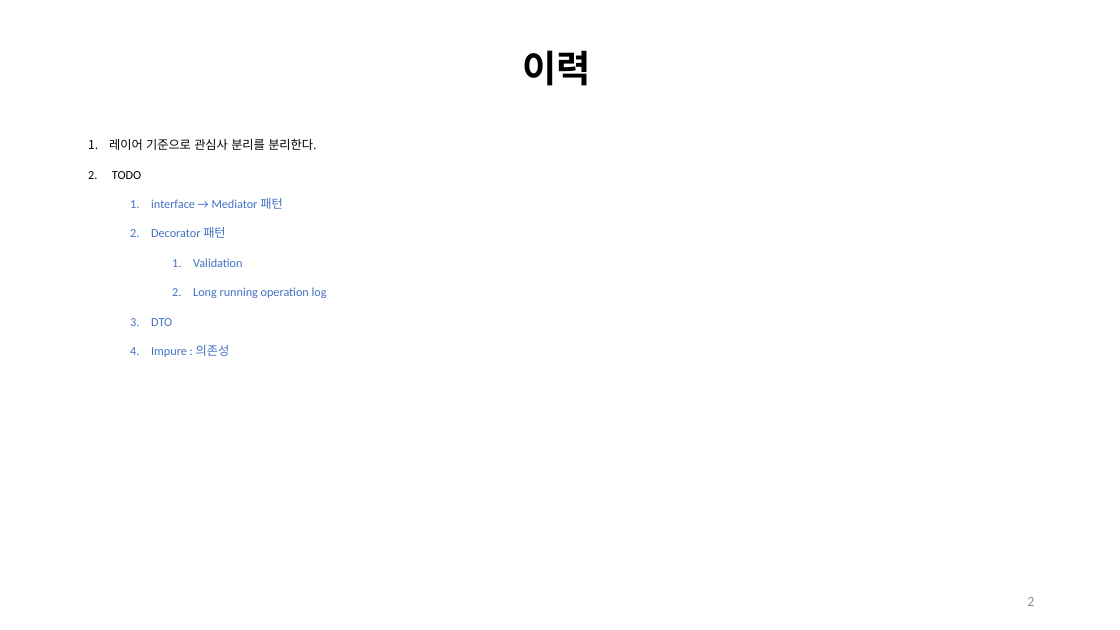
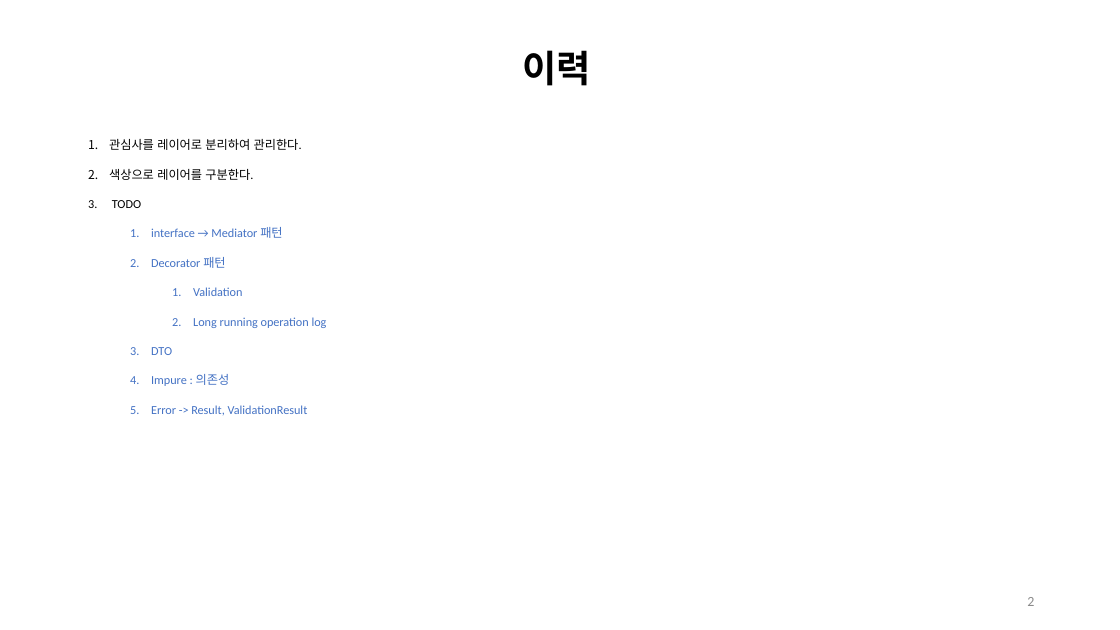
Before and after one commit to hhko/ArchDdd, a slide deck: slide 2 of README.pptx. Drawn at 1120x630 pixels with LibreOffice and Linux fonts; fonts in the diff are those of the drawing. Boxes give left, top, right and bottom in pixels: in the first picture for what was removed or moved away, otherwise in the second. Text is boxed around its words. In the diff, an @@ line names an element or a change of style, - is before the commit and + after.

```diff
--- a/README.pptx
+++ b/README.pptx
@@ text at bbox=[109, 139, 302, 180]: text changed @@
-1. 레이어 기준으로 관심사 분리를 분리한다.
+1. 관심사를 레이어로 분리하여 관리한다.
+2. 색상으로 레이어를 구분한다.
@@ text at bbox=[151, 405, 308, 415]: paragraph added @@
+  5. Error -> Result, ValidationResult
```
Also in this commit, not shown: 22 other slides changed, 5 slides added, 20 other files.
